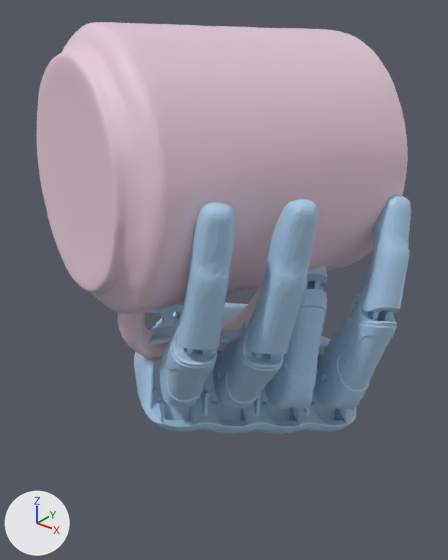
What one commit did to the glTF model static/data/grasp/inspire/mug/0.glb.
Camera for both pictures: a 50 mm lens placed at (0.129, -0.149, 0.058), pointed at (-0.01, 0.025, -0.05). Arrows for +X, +Y and +Z are at lower left; the lights stay in place. Where no turn or scale is listed for an object, it has been applied to the vertices.

Names of what the first picture shows: 'geometry_0', 'obj_mesh_grasp_0.obj'.
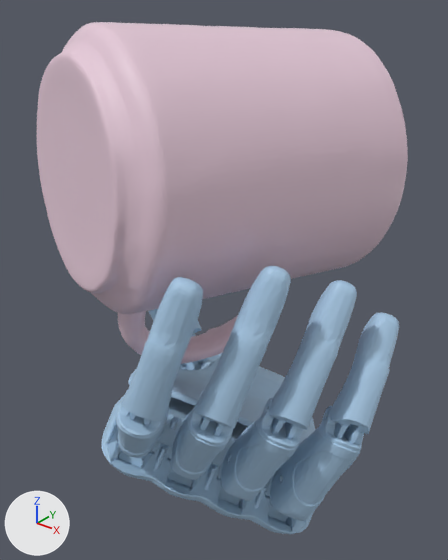
Pixel boxes (x1, y1, x2, y2) of what changed, in the pictures (448 x 560 px; the box of a moved part takes in the faces that stretch with it):
'geometry_0', reshaped: before (134, 195, 411, 434); after (101, 266, 399, 535)
part 1 of me_geometry_0, moved or reshaped: before (148, 303, 331, 347); after (128, 354, 316, 445)
part 2 of me_geometry_0, moved or reshaped: before (134, 305, 356, 434); after (101, 353, 314, 535)
part 3 of me_geometry_0, moved or reshaped: before (146, 195, 411, 409); after (116, 266, 399, 521)

The change in detail:
me_geometry_0 is used by ob_geometry_0; location (0.0, 0.0, 0.0).
me_geometry_0 had 43305 vertices, 86607 faces and spanned x -0.087..0.064, y -0.041..0.094, z -0.153..0.013.
me_geometry_0 now has 43305 vertices, 86607 faces and spans x -0.076..0.07, y -0.057..0.09, z -0.172..0.009.
me_geometry_0 part 1: the loose piece of 1219 vertices spanning x -0.043..0.042, y -0.019..0.077, z -0.099..-0.056 is multiplied about its middle by the matrix ((0.936, 0.304, 0.178), (-0.325, 0.94, 0.106), (-0.135, -0.157, 0.978)), then moved by (0.006, -0.015, -0.022).
me_geometry_0 part 2: the loose piece of 10437 vertices spanning x -0.087..0.054, y -0.031..0.094, z -0.153..-0.06 is multiplied about its middle by the matrix ((0.936, 0.304, 0.178), (-0.325, 0.94, 0.106), (-0.135, -0.157, 0.978)), then moved by (0.003, -0.013, -0.02).
me_geometry_0 part 3: 30255 of 43305 vertices moved; they spanned x -0.069..0.064, y -0.041..0.061, z -0.115..0.013 and now span x -0.064..0.07, y -0.057..0.046, z -0.14..0.009; mean shift (0.002, -0.018, -0.021); largest move (0.029, 0.028, -0.011) -> (0.057, -0.02, -0.061).
